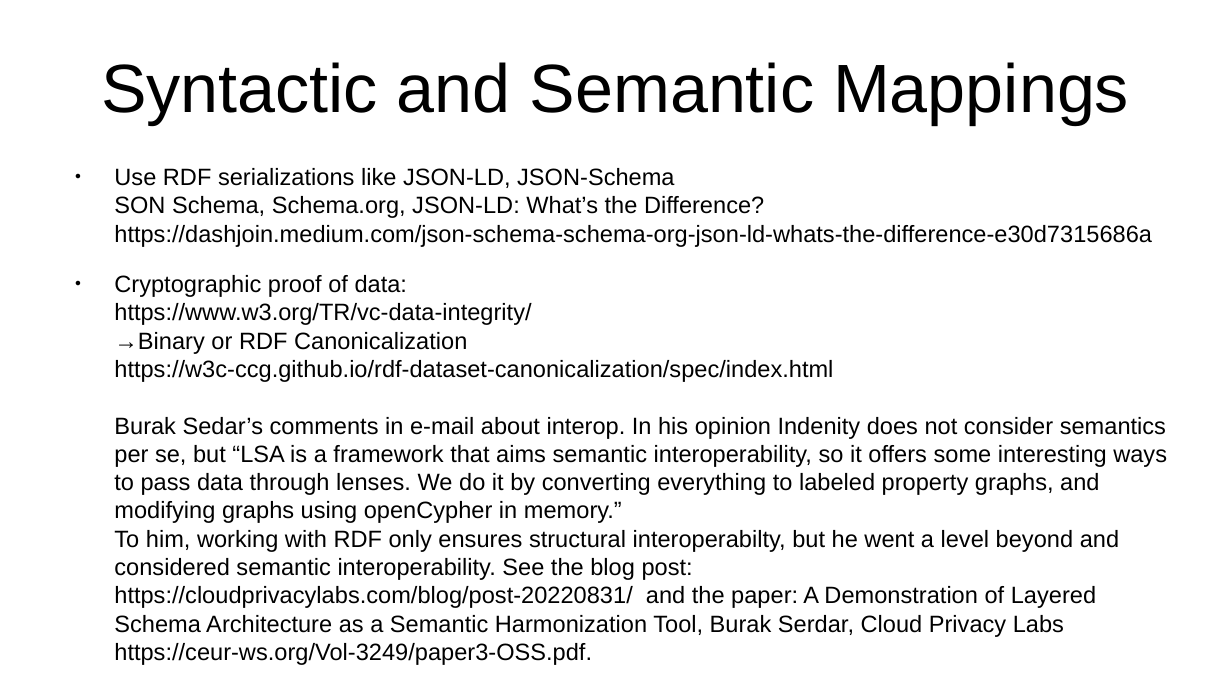
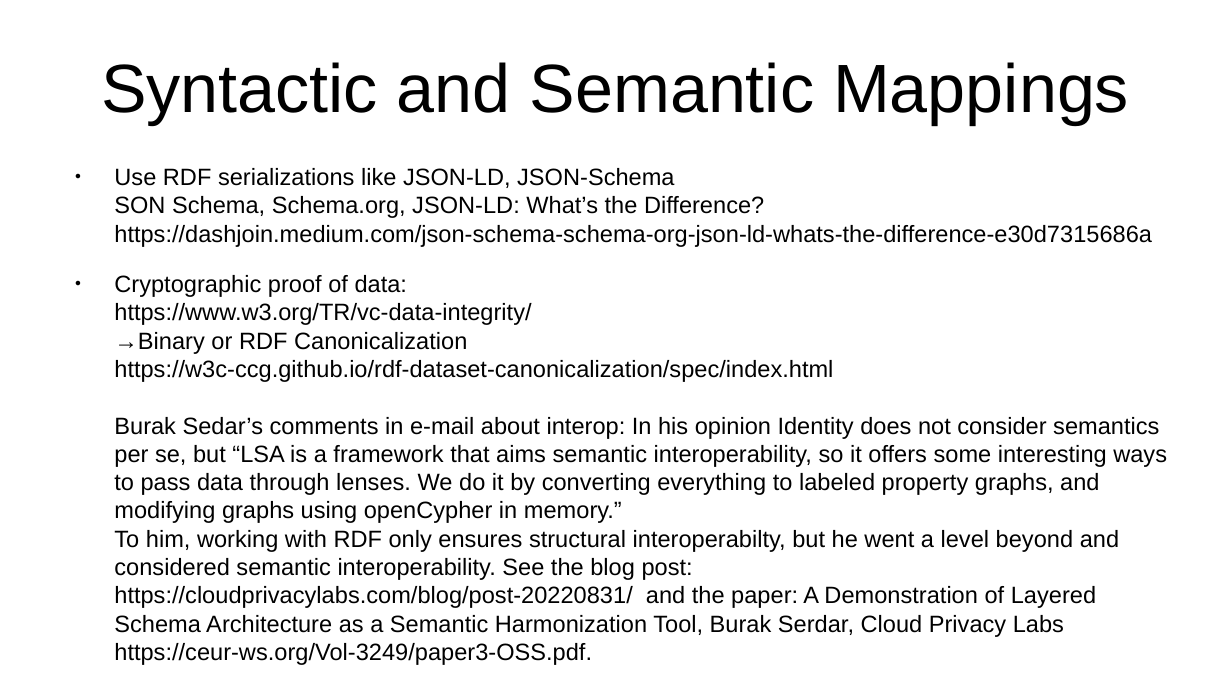
Before and after one commit to bshambaugh/Explorations-of-Category-Theory-for-Self-Sovereign-Identity, a slide deck: slide 15 of resources/IIW35_fA2022_cat_theory_for_SSI.odp. Drawn at 1232x693 pixels with LibreOffice and Linux fonts; fonts in the diff are those of the drawing. Boxes give left, top, right and bottom in pixels: in the first picture for what was removed or moved away, otherwise in the second. Text is boxed around its words. In the diff, an @@ line names an element or a change of style, - is before the commit and + after.

```diff
--- a/resources/IIW35_fA2022_cat_theory_for_SSI.odp
+++ b/resources/IIW35_fA2022_cat_theory_for_SSI.odp
@@ text at [114,275,1167,665]: text changed @@
-● Cryptographic proof of data:
-  https://www.w3.org/TR/vc-data-integrity/
-  →Binary or RDF Canonicalization
-  https://w3c-ccg.github.io/rdf-dataset-canonicalization/spec/index.html
-  Burak Sedar’s comments in e-mail about interop. In his opinion Indenity does not consider semantics per se, but “LSA is a framework that aims semantic interoperability, so it offers some interesting ways to pass data through lenses. We do it by converting everything to labeled property graphs, and modifying graphs using openCypher in memory.”
-  To him, working with RDF only ensures structural interoperabilty, but he went a level beyond and considered semantic interoperability. See the blog post: https://cloudprivacylabs.com/blog/post-20220831/ and the paper: A Demonstration of Layered Schema Architecture as a Semantic Harmonization Tool, Burak Serdar, Cloud Privacy Labs https://ceur-ws.org/Vol-3249/paper3-OSS.pdf.
+● Cryptographic proof of data:
+  https://www.w3.org/TR/vc-data-integrity/
+  →Binary or RDF Canonicalization
+  https://w3c-ccg.github.io/rdf-dataset-canonicalization/spec/index.html
+  Burak Sedar’s comments in e-mail about interop: In his opinion Identity does not consider semantics per se, but “LSA is a framework that aims semantic interoperability, so it offers some interesting ways to pass data through lenses. We do it by converting everything to labeled property graphs, and modifying graphs using openCypher in memory.”
+  To him, working with RDF only ensures structural interoperabilty, but he went a level beyond and considered semantic interoperability. See the blog post: https://cloudprivacylabs.com/blog/post-20220831/ and the paper: A Demonstration of Layered Schema Architecture as a Semantic Harmonization Tool, Burak Serdar, Cloud Privacy Labs https://ceur-ws.org/Vol-3249/paper3-OSS.pdf.
```
Also in this commit, not shown: 2 other slides changed, 1 other file.
